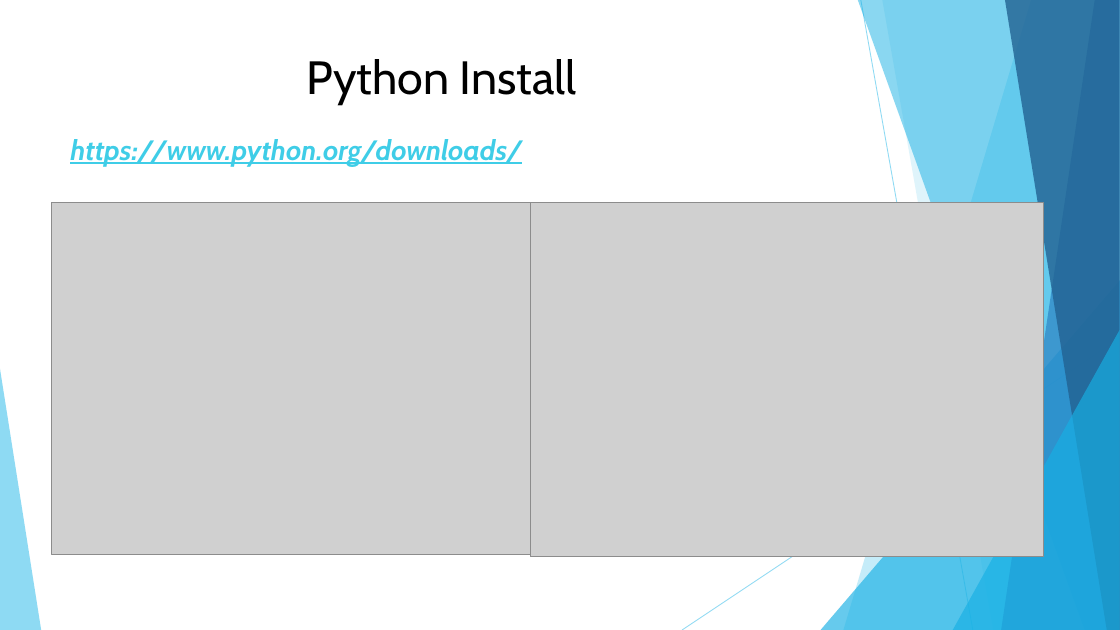
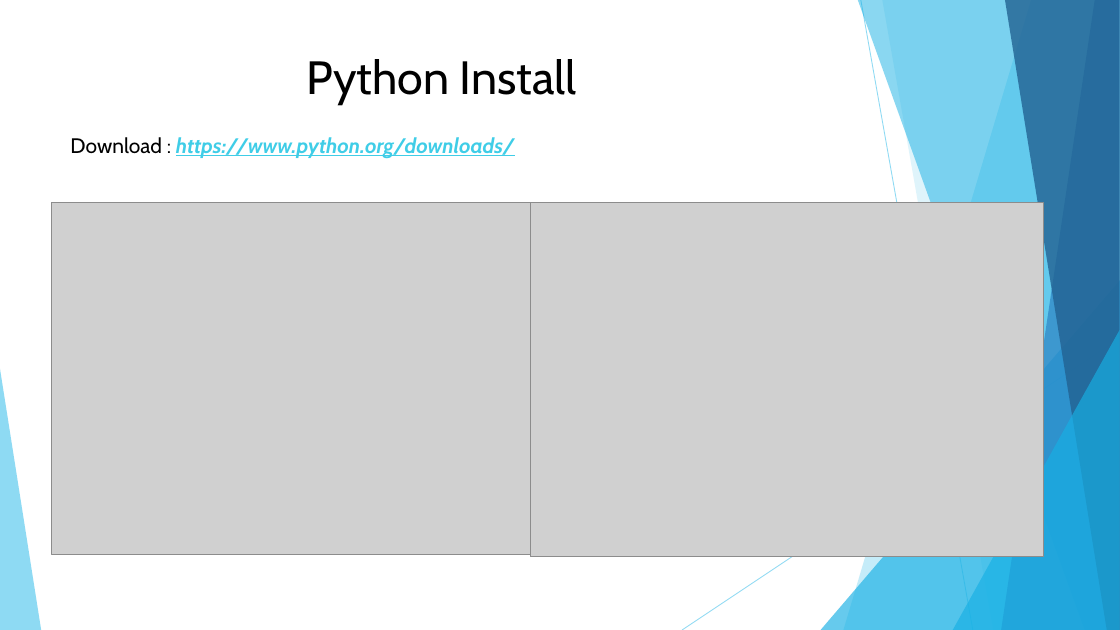
Before and after one commit to DavidChu0424/PythonIntroduction, a slide deck: slide 4 of Python Introduction.pptx. Drawn at 1120x630 pixels with LibreOffice and Linux fonts; fonts in the diff are those of the drawing; grey boxes stand for pictures. Boxes give left, top, right and bottom in pixels: in the first picture for what was removed or moved away, otherwise in the second. Text is boxed around its words. In the diff, an @@ line names an element or a change of style, - is before the commit and + after.

```diff
--- a/Python Introduction.pptx
+++ b/Python Introduction.pptx
@@ text at [70,137,515,158]: text changed; size 24 to 18 pt @@
-https://www.python.org/downloads/
+Download : https://www.python.org/downloads/
```
Also in this commit, not shown: 4 other slides changed, 1 slide added, 1 slide removed.
